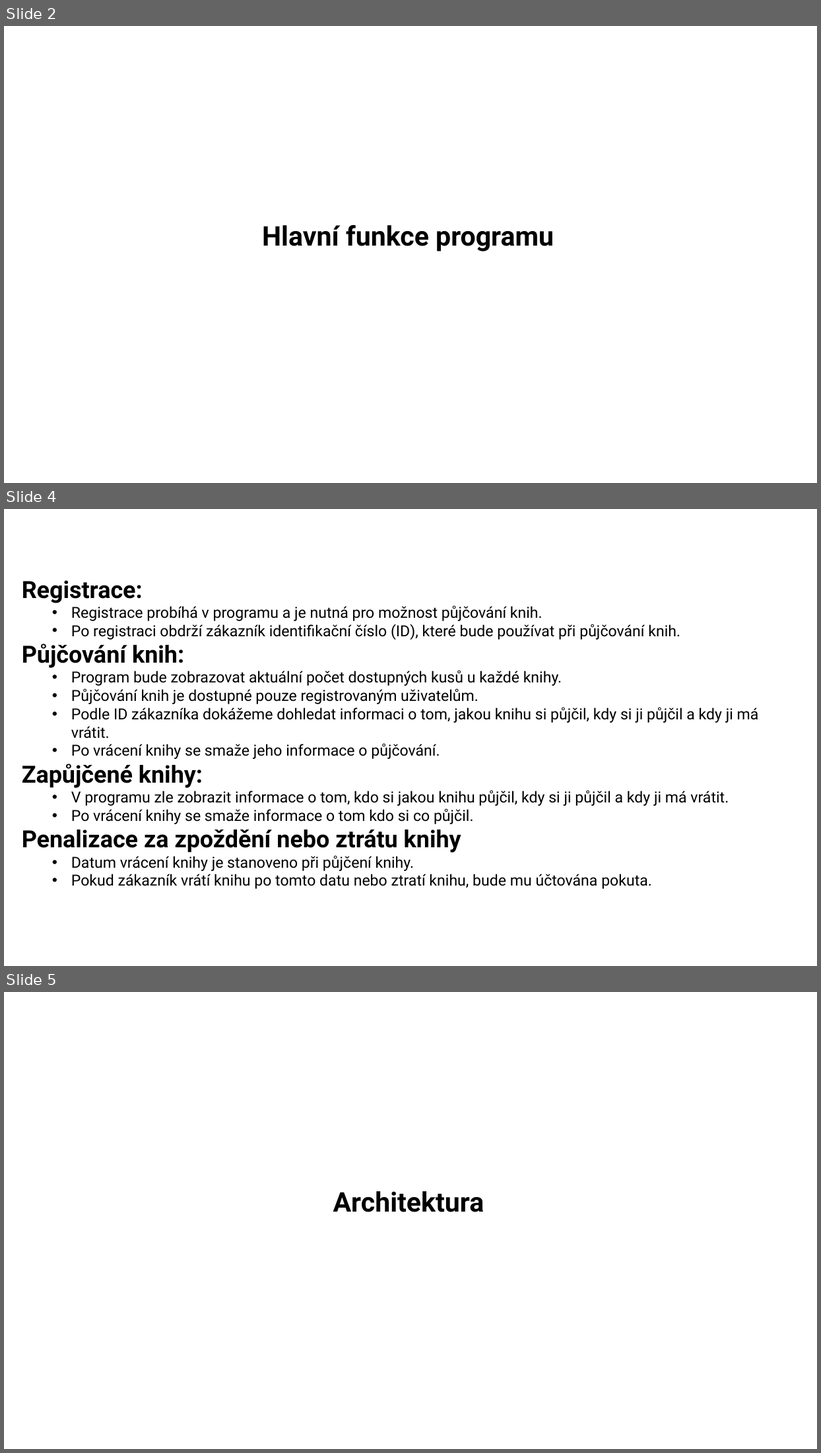
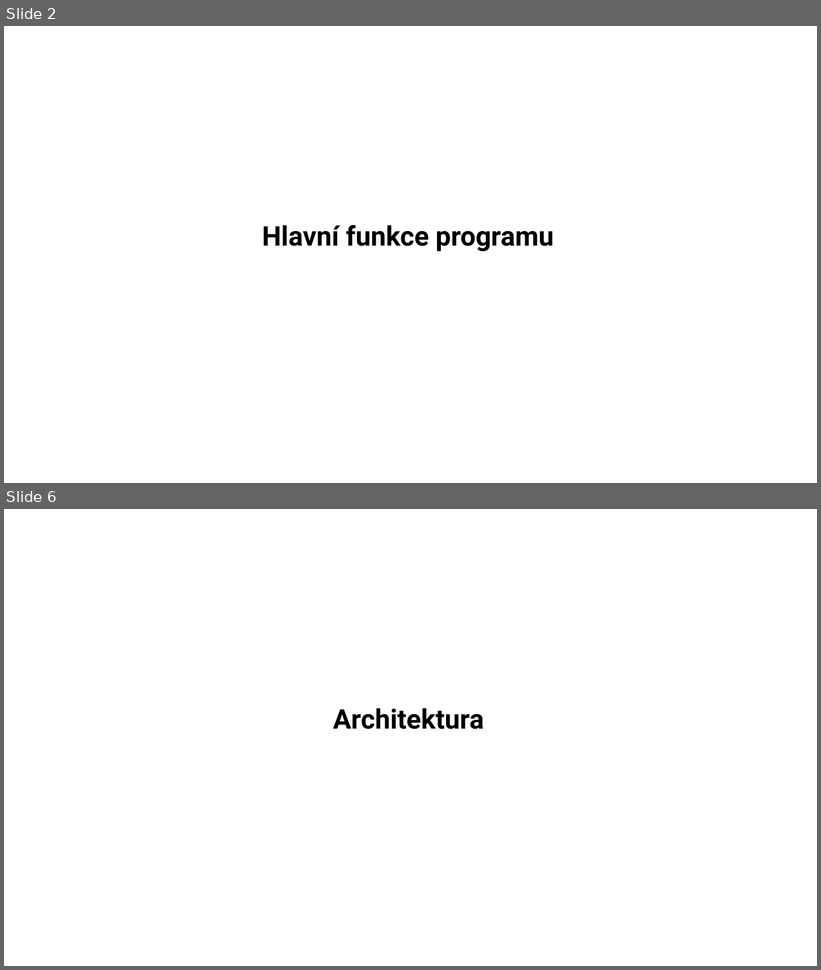
Before and after one commit to DuongXuanAnh/CSharpZapocet2024, a slide deck: Prezentace.pptx. Shown one above the other, each under a label of ours: slides 2, 4 and 5 before the commit, slides 2 and 6 after it; the slides between them are not shown. The pictures are 821x1453 and 821x970 pixels, drawn with LibreOffice and Linux fonts; fonts in the diff are those of the drawing. Boxes give left, top, right and bottom in pixels: in the first picture for what was removed or moved away, otherwise in the second. Text is boxed around its words. In the diff, an @@ line names an element or a change of style, - is before the commit and + after.

```diff
--- a/Prezentace.pptx
+++ b/Prezentace.pptx
@@ slide 4 removed at <box>4,509,817,966</box>, background #FFFFFF @@
@@ text removed at <box>22,580,759,888</box> @@
-Registrace:
-  • Registrace probíhá v programu a je nutná pro možnost půjčování knih.
-  • Po registraci obdrží zákazník identifikační číslo (ID), které bude používat při půjčování knih.
-Půjčování knih:
-  • Program bude zobrazovat aktuální počet dostupných kusů u každé knihy.
-  • Půjčování knih je dostupné pouze registrovaným uživatelům.
-  • Podle ID zákazníka dokážeme dohledat informaci o tom, jakou knihu si půjčil, kdy si ji půjčil a kdy ji má vrátit.
-  • Po vrácení knihy se smaže jeho informace o půjčování.
-Zapůjčené knihy:
-  • V programu zle zobrazit informace o tom, kdo si jakou knihu půjčil, kdy si ji půjčil a kdy ji má vrátit.
-  • Po vrácení knihy se smaže informace o tom kdo si co půjčil.
-Penalizace za zpoždění nebo ztrátu knihy
-  • Datum vrácení knihy je stanoveno při půjčení knihy.
-  • Pokud zákazník vrátí knihu po tomto datu nebo ztratí knihu, bude mu účtována pokuta.
@@ what was slide 5 is now slide 6 @@
```
Also in this commit, not shown: 3 slides added, 1 other slide removed, 1 other file.
